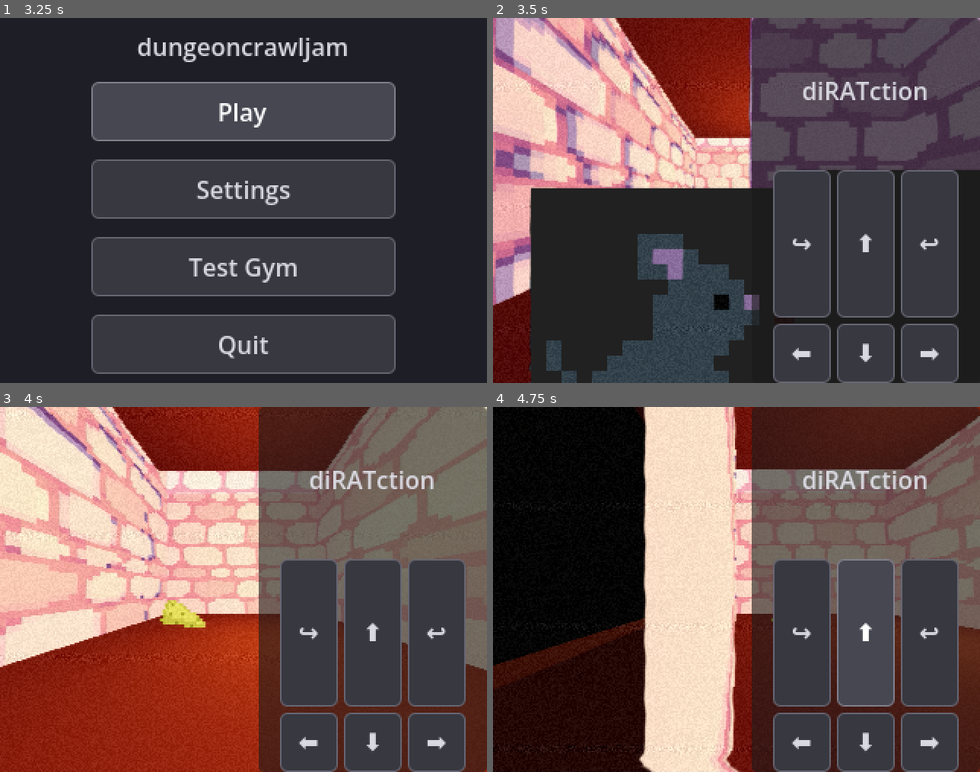
Above: before the commit, frames 1-4 (two rows, left to right).
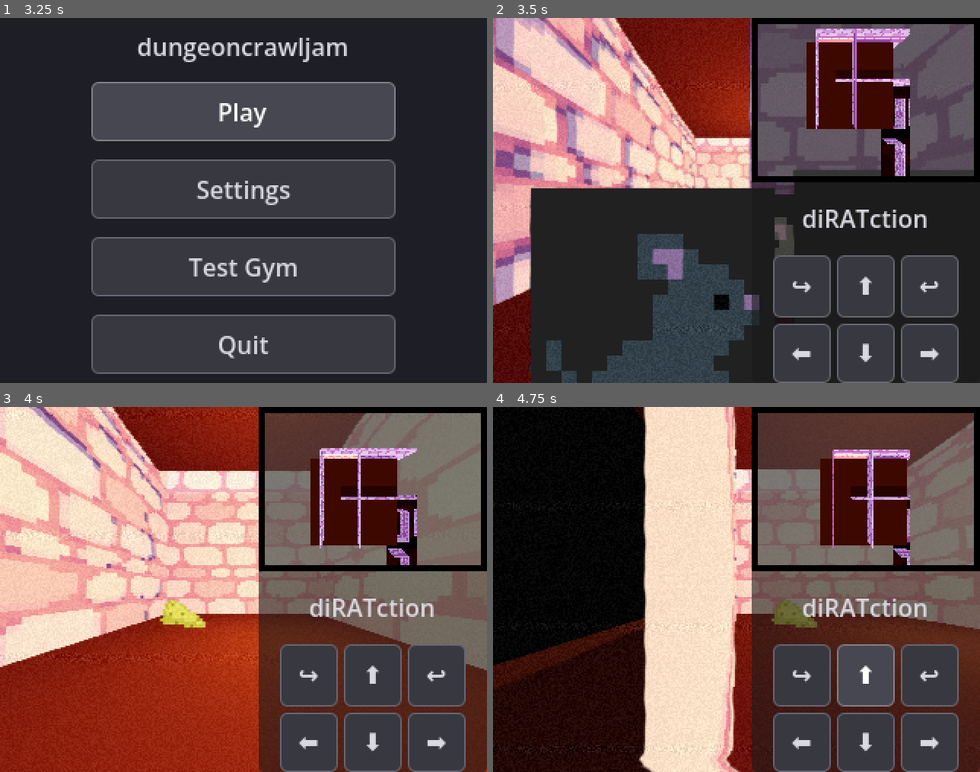
Above: after the commit, the same moments.

Repository: jah2488/dungeoncrawljam2026
Game: Godot game, scene res://scenes/boot_splash.tscn
Same seed, same stepped clock (60 frames per second), same inputs: the game is played once before the commit and once after it.
Inputs (mouse positions are in pixels of both pictures, inside the frame that each line leads up to):
- Up to frame 1 (3.25 s): tap Enter (ui_accept) at 0.5, 0.77, 1.25, 1.52 s; move the mouse to (350, 182) at 0.52 s; hold D (move_right) 0.53-1.28 s; click (350, 182) at 0.67 s; move the mouse to (146, 218) at 1.27 s; hold S (move_back) 1.28-2.03 s; move the mouse to (292, 120) at 2.02 s; hold D (move_right) 2.03-2.75 s; click "Play" at 2.75 s
- Up to frame 2 (3.5 s): no input
- Up to frame 3 (4 s): move the mouse to (219, 662) at 3.52 s; hold W (move_forward) from 3.53 s (still down); click (219, 662) at 3.67 s; tap Enter (ui_accept) at 3.77 s
- Up to frame 4 (4.75 s): move the mouse to (882, 644) at 4.27 s; release W (move_forward) at 4.28 s; hold A (move_left) from 4.28 s (still down); tap Enter (ui_accept) at 4.52 s

Frame 1 is identical in both runs. In frame 2, 16% of the frame differs, in the area x 53-100%, y 0-76%; in frame 3, 18%; in frame 4, 20%.

Commit message:
Add minimap

Diff:
--- a/scenes/main.tscn
+++ b/scenes/main.tscn
@@ -124,6 +124,20 @@
 shader_parameter/band_speed = 1.0000000149012
 shader_parameter/channel_offset = 0.0015999999596
 
+[sub_resource type="StandardMaterial3D" id="StandardMaterial3D_choun"]
+albedo_color = Color(0.26921675, 0.66580886, 0.9595025, 1)
+
+[sub_resource type="SphereMesh" id="SphereMesh_choun"]
+material = SubResource("StandardMaterial3D_choun")
+
+[sub_resource type="StyleBoxFlat" id="StyleBoxFlat_choun"]
+bg_color = Color(0.6, 0.6, 0.6, 0.19607843)
+border_width_left = 4
+border_width_top = 4
+border_width_right = 4
+border_width_bottom = 4
+border_color = Color(0, 0, 0, 1)
+
 [node name="Main" type="Control" unique_id=1034031074]
 layout_mode = 3
 anchors_preset = 15
@@ -256,19 +270,20 @@
 light_energy = 0.504
 shadow_enabled = true
 
-[node name="CharacterBody3D" type="CharacterBody3D" parent="SubViewportContainer/SubViewport" unique_id=462117304]
+[node name="Player" type="CharacterBody3D" parent="SubViewportContainer/SubViewport" unique_id=462117304]
+unique_name_in_owner = true
 transform = Transform3D(1, 0, 0, 0, 1, 0, 0, 0, 1, -2.111333, 1.1835079, 9.071638)
 script = ExtResource("2_0wfyh")
 
-[node name="CollisionShape3D" type="CollisionShape3D" parent="SubViewportContainer/SubViewport/CharacterBody3D" unique_id=2054457893]
+[node name="CollisionShape3D" type="CollisionShape3D" parent="SubViewportContainer/SubViewport/Player" unique_id=2054457893]
 shape = SubResource("CapsuleShape3D_o5qli")
 debug_color = Color(0.7782425, 0.00012822032, 0.6629364, 0.87058824)
 
-[node name="Camera3D" type="Camera3D" parent="SubViewportContainer/SubViewport/CharacterBody3D" unique_id=1317230641]
+[node name="Camera3D" type="Camera3D" parent="SubViewportContainer/SubViewport/Player" unique_id=1317230641]
 transform = Transform3D(1, 0, 0, 0, 1, 0, 0, 0, 1, 0, 1.3695071, 0.06304979)
 fov = 100.0
 
-[node name="CRT" type="ColorRect" parent="SubViewportContainer/SubViewport/CharacterBody3D/Camera3D" unique_id=454918724]
+[node name="CRT" type="ColorRect" parent="SubViewportContainer/SubViewport/Player/Camera3D" unique_id=454918724]
 material = SubResource("ShaderMaterial_crt")
 anchors_preset = 15
 anchor_right = 1.0
@@ -277,7 +292,7 @@
 grow_vertical = 2
 mouse_filter = 2
 
-[node name="VHS" type="ColorRect" parent="SubViewportContainer/SubViewport/CharacterBody3D/Camera3D" unique_id=1555584557]
+[node name="VHS" type="ColorRect" parent="SubViewportContainer/SubViewport/Player/Camera3D" unique_id=1555584557]
 material = SubResource("ShaderMaterial_choun")
 anchors_preset = 15
 anchor_right = 1.0
@@ -286,11 +301,15 @@
 grow_vertical = 2
 mouse_filter = 2
 
-[node name="RayCast3D" type="RayCast3D" parent="SubViewportContainer/SubViewport/CharacterBody3D" unique_id=701028544]
+[node name="RayCast3D" type="RayCast3D" parent="SubViewportContainer/SubViewport/Player" unique_id=701028544]
 transform = Transform3D(1, 0, 0, 0, -4.371139e-08, -1, 0, 1, -4.371139e-08, 0, 1, 0)
 target_position = Vector3(0, -4, 0)
 hit_from_inside = true
 debug_shape_thickness = 5
+
+[node name="MeshInstance3D" type="MeshInstance3D" parent="SubViewportContainer/SubViewport/Player" unique_id=1536222597]
+layers = 2
+mesh = SubResource("SphereMesh_choun")
 
 [node name="Rat" type="Sprite3D" parent="SubViewportContainer/SubViewport" unique_id=1492822653]
 transform = Transform3D(0.9999946, -0.0032954726, 0.00023775661, 0.0032952165, 0.999994, 0.0010711146, -0.00024127829, -0.0010703267, 0.9999994, 1, 0.9034883, 0)
@@ -360,6 +379,30 @@
 grow_vertical = 2
 alignment = 1
 
+[node name="HBoxContainer3" type="HBoxContainer" parent="VBoxContainer/HBoxContainer/Panel/VBoxContainer" unique_id=980145988]
+layout_mode = 2
+alignment = 1
+
+[node name="PanelContainer" type="PanelContainer" parent="VBoxContainer/HBoxContainer/Panel/VBoxContainer/HBoxContainer3" unique_id=1696060022]
+custom_minimum_size = Vector2(150, 0)
+layout_mode = 2
+size_flags_horizontal = 8
+size_flags_vertical = 0
+theme_override_styles/panel = SubResource("StyleBoxFlat_choun")
+
+[node name="SubViewportContainer" type="SubViewportContainer" parent="VBoxContainer/HBoxContainer/Panel/VBoxContainer/HBoxContainer3/PanelContainer" unique_id=86136759]
+layout_mode = 2
+
+[node name="SubViewport" type="SubViewport" parent="VBoxContainer/HBoxContainer/Panel/VBoxContainer/HBoxContainer3/PanelContainer/SubViewportContainer" unique_id=1485982486]
+transparent_bg = true
+handle_input_locally = false
+size = Vector2i(100, 100)
+render_target_update_mode = 4
+
+[node name="MinimapCamera3D" type="Camera3D" parent="VBoxContainer/HBoxContainer/Panel/VBoxContainer/HBoxContainer3/PanelContainer/SubViewportContainer/SubViewport" unique_id=125678457]
+unique_name_in_owner = true
+transform = Transform3D(1, 0, 0, 0, -4.371139e-08, 1, 0, -1, -4.371139e-08, 0, 30, 0)
+
 [node name="MarginContainer" type="MarginContainer" parent="VBoxContainer/HBoxContainer/Panel/VBoxContainer" unique_id=1266707013]
 layout_mode = 2
 size_flags_vertical = 3
--- a/scripts/scenes/main.gd
+++ b/scripts/scenes/main.gd
@@ -19,3 +19,8 @@
                 0, 360, -360:
                     %Compass.text = "N"
     )
+
+
+func _physics_process(_delta):
+    %MinimapCamera3D.position.x = %Player.position.x
+    %MinimapCamera3D.position.z = %Player.position.z
Binary file added: levels/csvs/level_1.0.translation
Not shown, added: levels/csvs/level_1.csv.import
